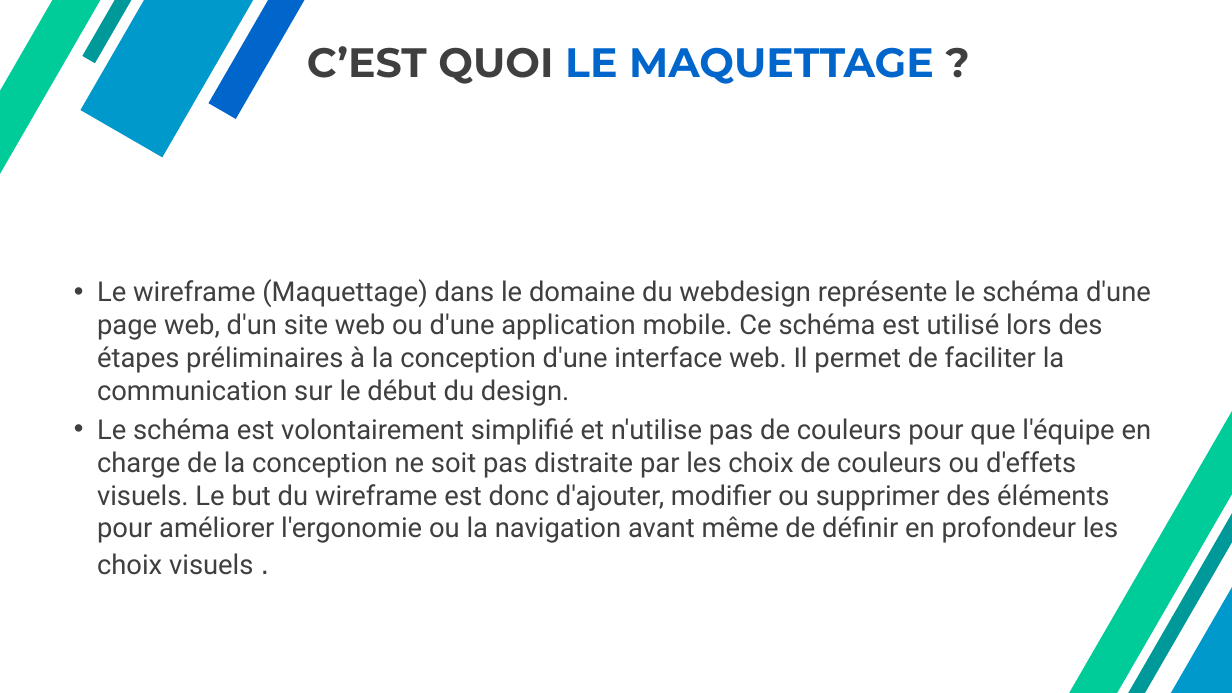
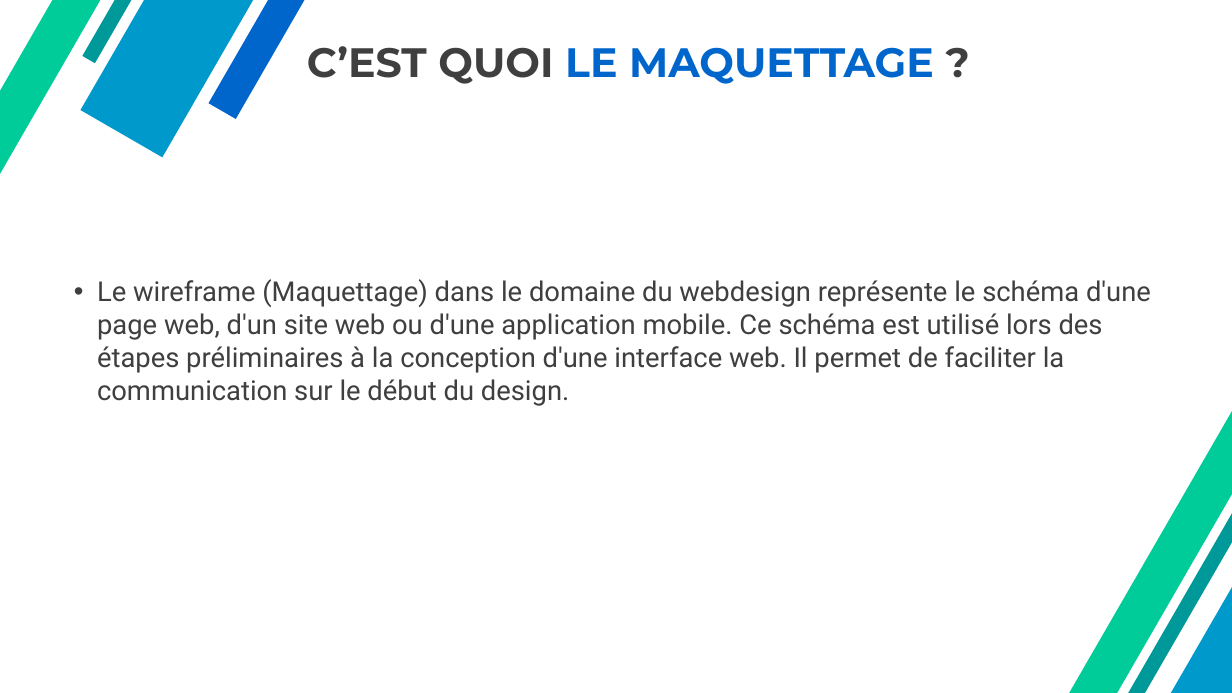
Before and after one commit to ABelcaid/wireframing, a slide deck: slide 4 of le travail de groupe/PROJETRESTO.pptx. Drawn at 1232x693 pixels with LibreOffice and Linux fonts; fonts in the diff are those of the drawing; background and template pictures are left out. Boxes give left, top, right and bottom in pixels: in the first picture for what was removed or moved away, otherwise in the second. Text is boxed around its words. In the diff, an @@ line names an element or a change of style, - is before the commit and + after.

```diff
--- a/le travail de groupe/PROJETRESTO.pptx
+++ b/le travail de groupe/PROJETRESTO.pptx
@@ text at [97, 418, 1152, 575]: paragraph removed @@
-• Le schéma est volontairement simplifié et n'utilise pas de couleurs pour que l'équipe en charge de la conception ne soit pas distraite par les choix de couleurs ou d'effets visuels. Le but du wireframe est donc d'ajouter, modifier ou supprimer des éléments pour améliorer l'ergonomie ou la navigation avant même de définir en profondeur les choix visuels .
```
Also in this commit, not shown: 3 other slides changed, 4 other files.
